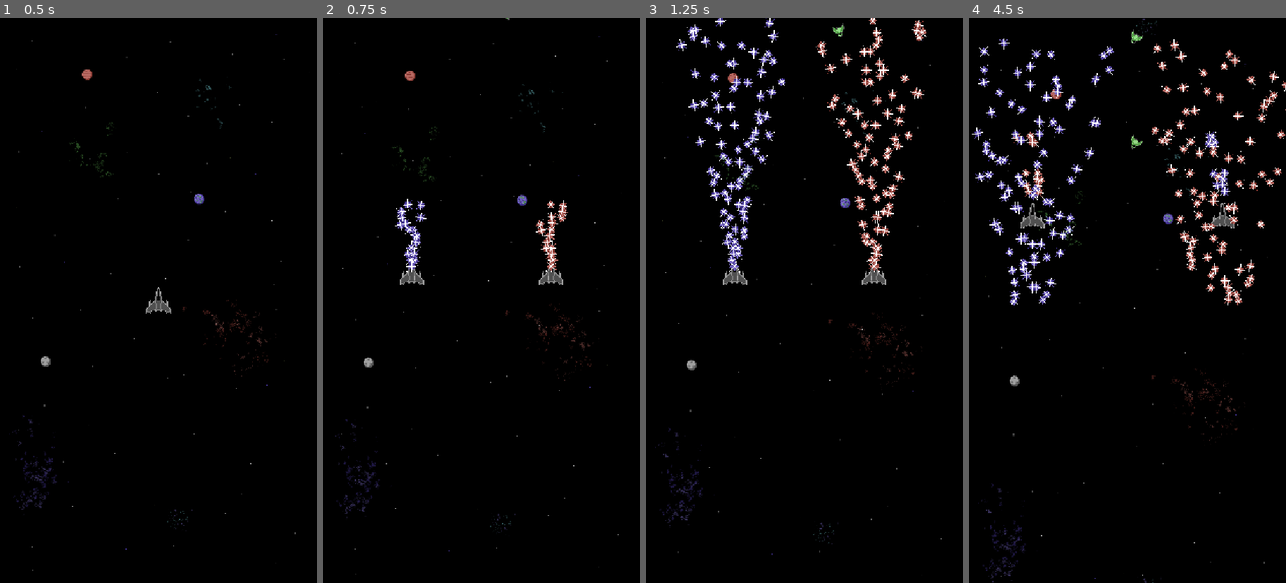
Above: before the commit, frames 1-4 (left to right).
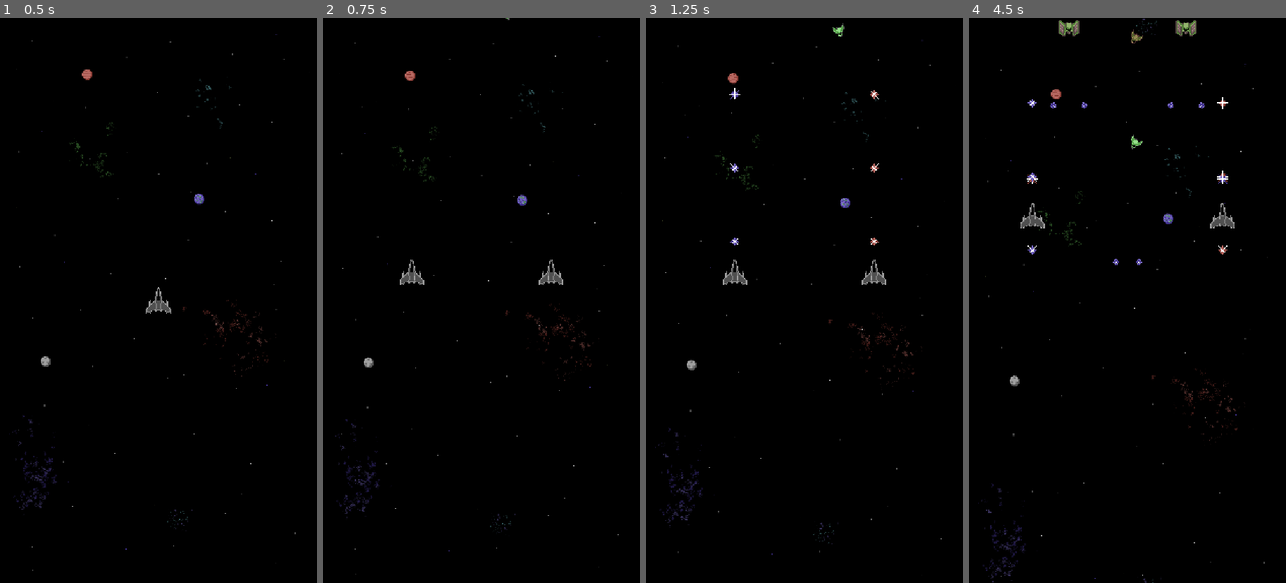
Above: after the commit, the same moments.

Repository: samiser/mirror-hell
Game: Godot game, scene res://main.tscn
Same seed, same stepped clock (60 frames per second), same inputs: the game is played once before the commit and once after it.
Inputs (mouse positions are in pixels of both pictures, inside the frame that each line leads up to):
- Up to frame 1 (0.5 s): no input
- Up to frame 2 (0.75 s): move the mouse to (551, 272) at 0.52 s; press the mouse at (551, 272) at 0.53 s
- Up to frame 3 (1.25 s): no input
- Up to frame 4 (4.5 s): move the mouse to (1064, 328) at 1.27 s; release the mouse at (1064, 328) at 1.28 s; click (1064, 328) at 1.35 s; move the mouse to (1159, 176) at 2.02 s; press the mouse at (1159, 176) at 2.03 s; move the mouse to (1111, 413) at 2.77 s; release the mouse at (1111, 413) at 2.78 s; click (1111, 413) at 2.85 s; move the mouse to (1222, 385) at 3.52 s; press the mouse at (1222, 385) at 3.53 s; move the mouse to (1032, 215) at 4.27 s; release the mouse at (1032, 215) at 4.28 s; click (1032, 215) at 4.35 s

Frame 1 is identical in both runs. In frame 2, 0.8% of the frame differs, in the area x 22-78%, y 32-45%; in frame 3, 3.8%; in frame 4, 4.8%, in the area x 0-100%, y 0-51%.

Commit message:
added enemy shooting, different types of enemies, wave spawning logic

Diff:
--- a/bullet/bullet.gd
+++ b/bullet/bullet.gd
@@ -50,9 +50,15 @@
 		queue_free()
 
 var damage: float = 1
+var is_enemy_bullet: bool = false
 
 func _on_hit(collider: Object) -> void:
-	if collider.is_in_group("blue") and ship_type == Ship.ShipType.REFLECTION and collider.has_method("take_damage"):
+	if not collider.has_method("take_damage"):
+		return
+
+	if is_enemy_bullet:
 		collider.take_damage(damage)
-	elif collider.is_in_group("red") and ship_type == Ship.ShipType.MAIN and collider.has_method("take_damage"):
+	elif collider.is_in_group("blue") and ship_type == Ship.ShipType.REFLECTION:
 		collider.take_damage(damage)
+	elif collider.is_in_group("red") and ship_type == Ship.ShipType.MAIN:
+		collider.take_damage(damage)
--- a/enemy/enemy.gd
+++ b/enemy/enemy.gd
@@ -1,14 +1,35 @@
 class_name Enemy
 extends AnimatableBody2D
+
+const BULLET = preload("res://bullet/bullet.tscn")
 
 enum Type {BLUE, RED}
 
 var type: Type = Type.BLUE
+var has_shield: bool = false
+
 var health: float = 100.0
 var max_health: float = 100.0
 var speed: float = 50.0
+
+var fire_rate: float = 1
+var bullet_count: int = 3
+var spread_angle: float = deg_to_rad(20.0)
+
+var _fire_timer: float = 0.0
+
 @onready var shield: AnimatableBody2D = $Shield
 @onready var sprite_2d: Sprite2D = $Sprite2D
+
+func apply_data(data: EnemyData) -> void:
+	type = data.type
+	has_shield = data.has_shield
+	health = data.health
+	max_health = data.health
+	speed = data.speed
+	fire_rate = data.fire_rate
+	bullet_count = data.bullet_count
+	spread_angle = deg_to_rad(data.spread_angle_degrees)
 
 func _ready() -> void:
 	if type == Type.BLUE:
@@ -18,8 +39,30 @@
 		add_to_group("red")
 		shield.add_to_group("blue")
 
+	if not has_shield:
+		shield.queue_free()
+
 func _physics_process(delta: float) -> void:
 	position.y += speed * delta
+
+	_fire_timer += delta
+	if _fire_timer >= fire_rate:
+		_fire_timer -= fire_rate
+		_shoot()
+
+func _shoot() -> void:
+	var start_angle := -spread_angle / 2.0
+	var angle_step := spread_angle / (bullet_count - 1) if bullet_count > 1 else 0.0
+
+	for i in bullet_count:
+		var bullet: Bullet = BULLET.instantiate()
+		bullet.global_position = global_position
+		bullet.global_rotation = PI + start_angle + angle_step * i
+		bullet.collision_mask = 2
+		bullet.is_enemy_bullet = true
+		bullet.speed = 375
+		bullet.frame = 0
+		get_tree().root.add_child(bullet)
 
 func take_damage(amount: float) -> void:
 	health -= amount
--- /dev/null
+++ b/enemy/enemy_basic.tres
@@ -0,0 +1,7 @@
+[gd_resource type="Resource" script_class="EnemyData" format=3 uid="uid://c04ylqou77b5k"]
+
+[ext_resource type="Script" uid="uid://du3mkesyjridb" path="res://enemy/enemy_data.gd" id="1"]
+
+[resource]
+script = ExtResource("1")
+bullet_count = 2
--- /dev/null
+++ b/enemy/enemy_data.gd
@@ -0,0 +1,12 @@
+class_name EnemyData
+extends Resource
+
+@export var type: Enemy.Type = Enemy.Type.BLUE
+@export var has_shield: bool = false
+
+@export var health: float = 100.0
+@export var speed: float = 50.0
+
+@export var fire_rate: float = 1.0
+@export var bullet_count: int = 3
+@export var spread_angle_degrees: float = 20.0
--- /dev/null
+++ b/enemy/enemy_fast.tres
@@ -0,0 +1,13 @@
+[gd_resource type="Resource" script_class="EnemyData" format=3]
+
+[ext_resource type="Script" path="res://enemy/enemy_data.gd" id="1"]
+
+[resource]
+script = ExtResource("1")
+type = 0
+has_shield = false
+health = 50.0
+speed = 120.0
+fire_rate = 0.5
+bullet_count = 1
+spread_angle_degrees = 0.0
--- /dev/null
+++ b/enemy/enemy_tank.tres
@@ -0,0 +1,13 @@
+[gd_resource type="Resource" script_class="EnemyData" format=3]
+
+[ext_resource type="Script" path="res://enemy/enemy_data.gd" id="1"]
+
+[resource]
+script = ExtResource("1")
+type = 0
+has_shield = true
+health = 300.0
+speed = 25.0
+fire_rate = 2.0
+bullet_count = 5
+spread_angle_degrees = 45.0
--- a/main.gd
+++ b/main.gd
@@ -1,30 +1 @@
 extends Node2D
-
-const ENEMY = preload("uid://ui8a1cy34oki")
-
-var spawn_interval: float = 3.0
-var spawn_margin: float = 100.0
-var spawn_y: float = -100.0
-
-var _spawn_timer: float = 0.0
-
-func _process(delta: float) -> void:
-	_spawn_timer += delta
-	if _spawn_timer >= spawn_interval:
-		_spawn_timer -= spawn_interval
-		_spawn_enemy()
-
-func _spawn_enemy() -> void:
-	var center_x := get_viewport_rect().size.x / 2.0
-
-	var x := randf_range(spawn_margin, center_x)
-	var reflected_x := 2.0 * center_x - x
-
-	var enemy1: Enemy = ENEMY.instantiate()
-	enemy1.position = Vector2(x, spawn_y)
-	add_child(enemy1)
-
-	var enemy2: Enemy = ENEMY.instantiate()
-	enemy2.type = Enemy.Type.RED
-	enemy2.position = Vector2(reflected_x, spawn_y)
-	add_child(enemy2)
--- a/main.tscn
+++ b/main.tscn
@@ -4,8 +4,9 @@
 [ext_resource type="PackedScene" uid="uid://w5htydq0kd7p" path="res://player/reflection.tscn" id="2_0xm2m"]
 [ext_resource type="AudioStream" uid="uid://8fenihc7ryy3" path="res://67 FUNK.mp3" id="4_1bvp3"]
 [ext_resource type="Script" uid="uid://depegu68vn3jq" path="res://main.gd" id="4_main"]
-[ext_resource type="PackedScene" uid="uid://i7gau031x7um" path="res://enemy/baby_enemy.tscn" id="5_lquwl"]
+[ext_resource type="PackedScene" path="res://enemy/baby_enemy.tscn" id="5_lquwl"]
 [ext_resource type="Texture2D" uid="uid://bbjqfnnyvskpy" path="res://assets/sprites/background_sheet.png" id="6_7mycd"]
+[ext_resource type="Script" uid="uid://dhgyhujrl018l" path="res://wave_spawner.gd" id="7_272bh"]
 
 [node name="Main" type="Node2D" unique_id=1394772048]
 script = ExtResource("4_main")
@@ -65,3 +66,6 @@
 hframes = 3
 frame = 2
 region_rect = Rect2(0, 0, 648.40295, 1152)
+
+[node name="WaveSpawner" type="Node" parent="." unique_id=1891211097]
+script = ExtResource("7_272bh")
--- a/player/gun.gd
+++ b/player/gun.gd
@@ -3,24 +3,53 @@
 
 const BULLET = preload("uid://smgfahpj05cu")
 
-var fire_rate: float = 100.0
-var spread_angle: float = deg_to_rad(30.0)
+var powered_up: bool = false
 var ship_type: Ship.ShipType
 
+var normal_fire_rate: float = 5.0
+var normal_damage: float = 20.0
+
+var powerup_fire_rate: float = 100.0
+var powerup_spread: float = deg_to_rad(30.0)
+var powerup_damage: float = 1.0
+
+var _fire_timer: float = 0.0
+
 func _process(delta: float) -> void:
-	if Input.is_action_pressed("shoot"):
-		var bullet_count: float = round(fire_rate * delta)
-		for i in bullet_count:
-			var bullet: Bullet = BULLET.instantiate()
-			if ship_type == Ship.ShipType.REFLECTION:
-				bullet.frame = 4
-				bullet.ship_type = Ship.ShipType.REFLECTION
-			else:
-				bullet.frame = 2
+	if not Input.is_action_pressed("shoot"):
+		return
 
-			if randi() % 2 == 0:
-				bullet.frame += 1
+	if powered_up:
+		_shoot_powered(delta)
+	else:
+		_shoot_normal(delta)
 
-			bullet.global_position = global_position
-			bullet.global_rotation = global_rotation + randf_range(-spread_angle / 2, spread_angle / 2)
-			add_child(bullet)
+func _shoot_normal(delta: float) -> void:
+	_fire_timer += delta
+	var fire_interval := 1.0 / normal_fire_rate
+	while _fire_timer >= fire_interval:
+		_fire_timer -= fire_interval
+		var bullet := _create_bullet()
+		bullet.damage = normal_damage
+		bullet.global_rotation = global_rotation
+		add_child(bullet)
+
+func _shoot_powered(delta: float) -> void:
+	var bullet_count := roundi(powerup_fire_rate * delta)
+	for i in bullet_count:
+		var bullet := _create_bullet()
+		bullet.damage = powerup_damage
+		bullet.global_rotation = global_rotation + randf_range(-powerup_spread / 2, powerup_spread / 2)
+		add_child(bullet)
+
+func _create_bullet() -> Bullet:
+	var bullet: Bullet = BULLET.instantiate()
+	bullet.global_position = global_position
+	if ship_type == Ship.ShipType.REFLECTION:
+		bullet.frame = 4
+		bullet.ship_type = Ship.ShipType.REFLECTION
+	else:
+		bullet.frame = 2
+	if randi() % 2 == 0:
+		bullet.frame += 1
+	return bullet
--- a/player/ship.tscn
+++ b/player/ship.tscn
@@ -4,7 +4,9 @@
 [ext_resource type="Script" uid="uid://3vfj1u4veuyg" path="res://player/gun.gd" id="2_4cq66"]
 [ext_resource type="Texture2D" uid="uid://dpy5r46771kni" path="res://assets/sprites/ships_sheet.png" id="3_wp5hq"]
 
-[node name="Ship" type="Node2D" unique_id=251740234]
+[node name="Ship" type="CharacterBody2D" unique_id=17398257]
+collision_layer = 2
+collision_mask = 0
 script = ExtResource("1_v4325")
 
 [node name="Gun" type="Node2D" parent="." unique_id=1807326015]
@@ -14,3 +16,6 @@
 texture_filter = 1
 texture = ExtResource("3_wp5hq")
 hframes = 3
+
+[node name="CollisionPolygon2D" type="CollisionPolygon2D" parent="." unique_id=1507951090]
+polygon = PackedVector2Array(-2, -26, -3, -25, -4, -23, -8, -3, -9, 0, -15, 6, -15, 2, -16, -2, -18, -2, -19, 2, -19, 11, -25, 16, -25, 26, 25, 26, 25, 16, 19, 10, 19, 2, 18, -2, 16, -2, 15, 2, 15, 6, 8, -1, 8, -3, 4, -23, 3, -25, 2, -26)
--- /dev/null
+++ b/wave_spawner.gd
@@ -0,0 +1,68 @@
+class_name WaveSpawner
+extends Node
+
+const ENEMY = preload("uid://ui8a1cy34oki")
+const ENEMY_BASIC = preload("res://enemy/enemy_basic.tres")
+const ENEMY_FAST = preload("res://enemy/enemy_fast.tres")
+const ENEMY_TANK = preload("res://enemy/enemy_tank.tres")
+
+var spawn_interval: float = 2.0
+var spawn_margin: float = 100.0
+var spawn_y: float = -100.0
+
+var spawns_per_wave: int = 5
+var wave_pause: float = 3.0
+
+var _spawn_timer: float = 0.0
+var _spawns_this_wave: int = 0
+var _current_wave: int = 0
+var _paused: bool = false
+
+var _wave_configs: Array[Array] = [
+	[ENEMY_BASIC],
+	[ENEMY_BASIC, ENEMY_FAST],
+	[ENEMY_FAST, ENEMY_TANK],
+	[ENEMY_BASIC, ENEMY_FAST, ENEMY_TANK],
+]
+
+func _process(delta: float) -> void:
+	_spawn_timer += delta
+
+	if _paused:
+		if _spawn_timer >= wave_pause:
+			_spawn_timer = 0.0
+			_paused = false
+			_current_wave += 1
+		return
+
+	if _spawn_timer >= spawn_interval:
+		_spawn_timer -= spawn_interval
+		_spawn_enemy()
+		_spawns_this_wave += 1
+
+		if _spawns_this_wave >= spawns_per_wave:
+			_spawns_this_wave = 0
+			_spawn_timer = 0.0
+			_paused = true
+
+func _get_enemy_data() -> EnemyData:
+	var wave_index := mini(_current_wave, _wave_configs.size() - 1)
+	var pool: Array = _wave_configs[wave_index]
+	return pool.pick_random()
+
+func _spawn_enemy() -> void:
+	var center_x := get_viewport().get_visible_rect().size.x / 2.0
+	var x := randf_range(spawn_margin, center_x)
+	var reflected_x := 2.0 * center_x - x
+	var data := _get_enemy_data()
+
+	var enemy1: Enemy = ENEMY.instantiate()
+	enemy1.apply_data(data)
+	enemy1.position = Vector2(x, spawn_y)
+	add_child(enemy1)
+
+	var enemy2: Enemy = ENEMY.instantiate()
+	enemy2.apply_data(data)
+	enemy2.type = Enemy.Type.RED
+	enemy2.position = Vector2(reflected_x, spawn_y)
+	add_child(enemy2)
Not shown, added: enemy/enemy_data.gd.uid
Not shown, added: wave_spawner.gd.uid
